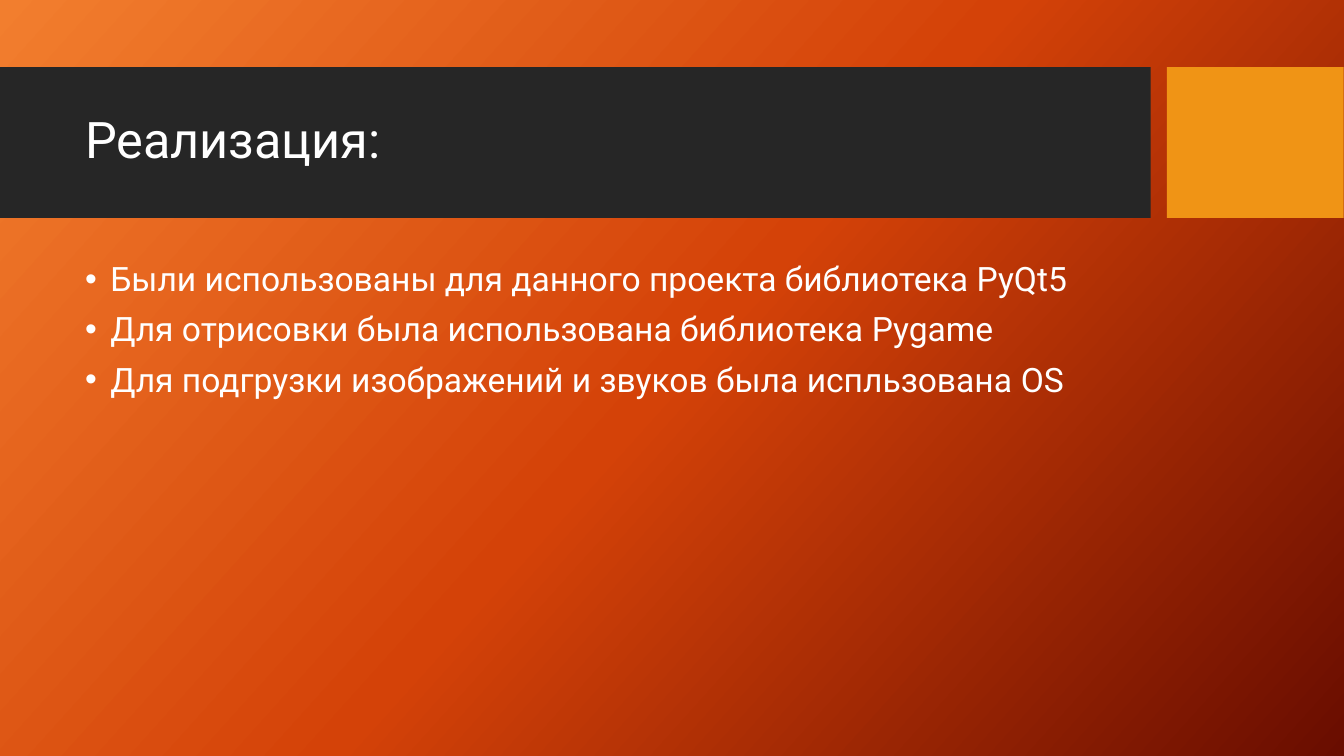
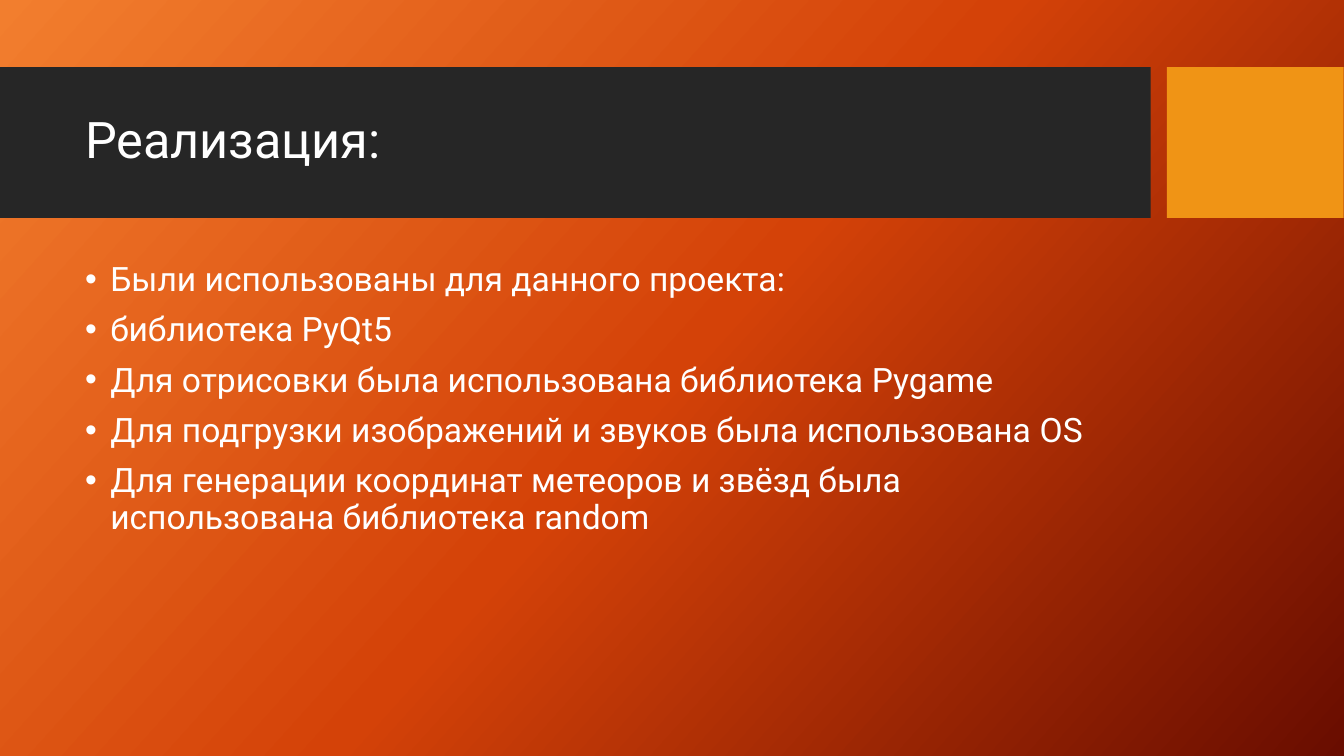
Before and after one commit to datpetr/Star_Battle, a slide deck: slide 3 of Проект ’STAR BATTLE’.pptx. Drawn at 1344x756 pixels with LibreOffice and Linux fonts; fonts in the diff are those of the drawing; background and template pictures are left out. Boxes give left, top, right and bottom in pixels: in the first picture for what was removed or moved away, otherwise in the second. Text is boxed around its words. In the diff, an @@ line names an element or a change of style, - is before the commit and + after.

```diff
--- a/Проект ’STAR BATTLE’.pptx
+++ b/Проект ’STAR BATTLE’.pptx
@@ text at [110,267,785,348]: text changed @@
-• Были использованы для данного проекта библиотека PyQt5
+• Были использованы для данного проекта:
+• библиотека PyQt5
@@ text at [110,416,1083,530]: text changed @@
-• Для подгрузки изображений и звуков была испльзована OS
+• Для подгрузки изображений и звуков была использована OS
+• Для генерации координат метеоров и звёзд была использована библиотека random
```
Also in this commit, not shown: 3 other slides changed.
